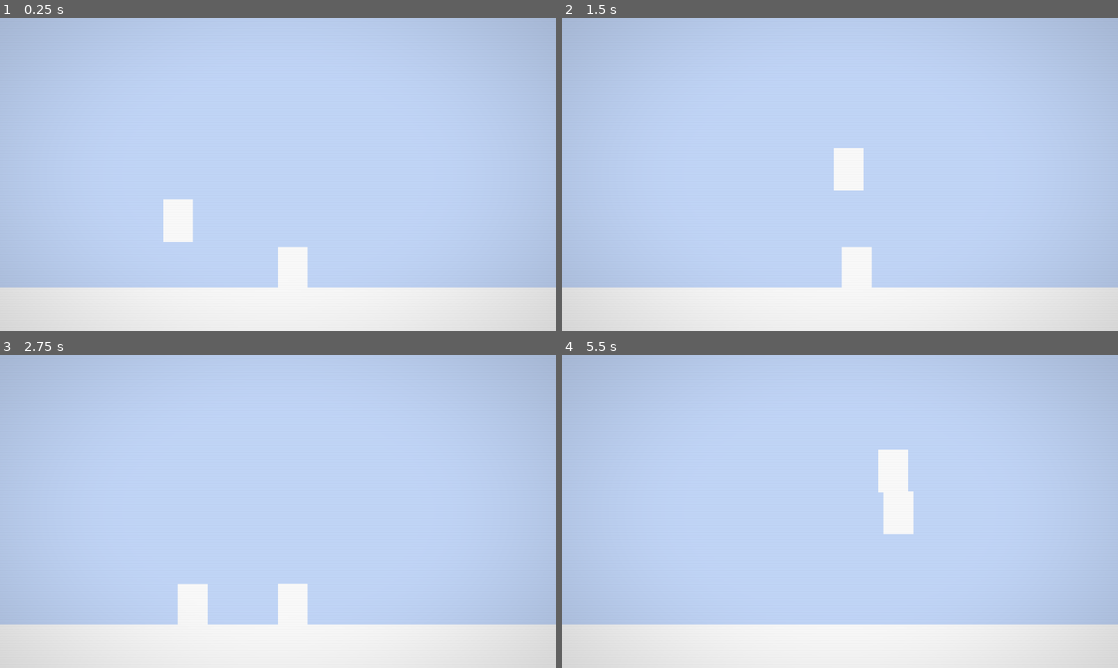
Above: before the commit, frames 1-4 (two rows, left to right).
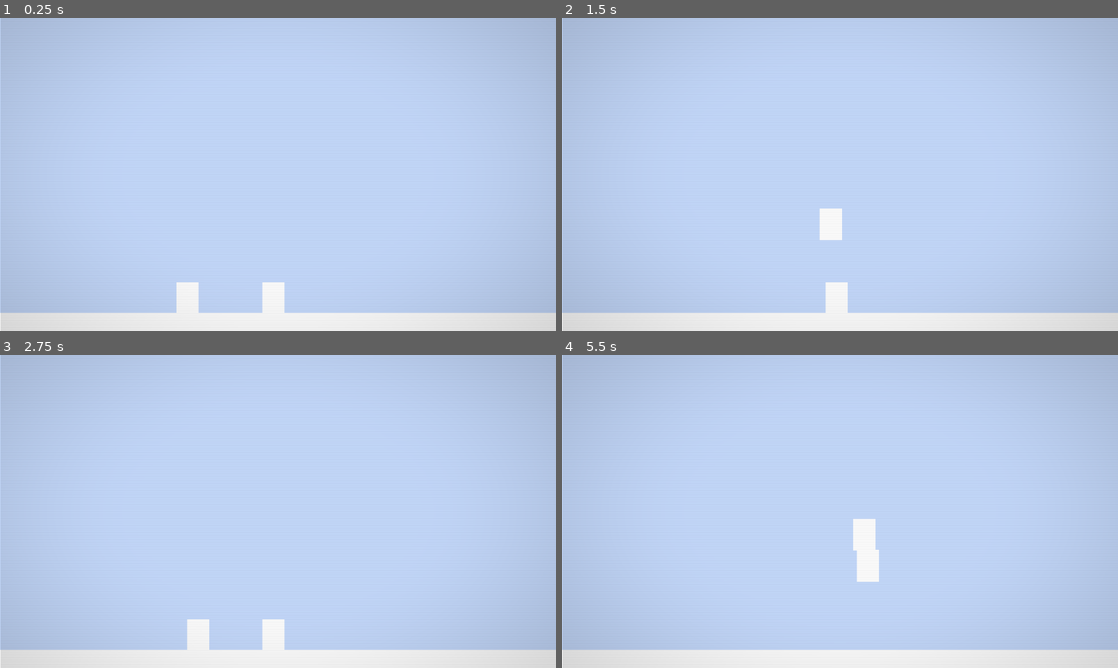
Above: after the commit, the same moments.

Repository: Protheek-1/mass-effect
Game: Godot game, scene res://main.tscn
The game is run twice, just before and just after one commit, with the same random seed, the same clock (stepped at 60 frames per second) and the same inputs.
Inputs (mouse positions are in pixels of both pictures, inside the frame that each line leads up to):
- Up to frame 1 (0.25 s): no input
- Up to frame 2 (1.5 s): tap Enter at 0.5 s; move the mouse to (962, 158) at 0.52 s; hold Right (ui_right) 0.53-1.25 s; tap Space (swap_charectar) at 0.6 s; click (962, 158) at 0.67 s; tap W (jump) at 0.77, 0.8, 1.07 s; drag from (728, 190) to (812, 237) at 1.27 s
- Up to frame 3 (2.75 s): tap Space (swap_charectar) at 2, 2.1 s; move the mouse to (333, 442) at 2.02 s; hold Left (ui_left) from 2.03 s (still down); tap W (jump) at 2.3 s
- Up to frame 4 (5.5 s): release Left (ui_left) at 2.75 s; drag from (812, 574) to (673, 464) at 2.77 s; tap Enter at 3.5 s; move the mouse to (1006, 558) at 3.52 s; hold Right (ui_right) 3.53-4.25 s; tap Keypad Enter at 3.6 s; tap W (jump) at 3.77, 3.8, 4.07, 5.3 s; drag from (673, 464) to (756, 433) at 4.27 s; tap Space (swap_charectar) at 5 s; move the mouse to (867, 511) at 5.02 s; hold Right (ui_right) from 5.03 s (still down); tap Shift at 5.1 s; click (867, 511) at 5.17 s

The runs differ from the first frame. In frame 1, 9.1% of the frame differs, in the area x 0-100%, y 0-100%; in frame 2, 9.8%; in frame 3, 9.0%; in frame 4, 11%.

Commit message:
fixed all mechanics, ready for art and levels

Diff:
--- a/camera_2d.gd
+++ b/camera_2d.gd
@@ -3,8 +3,8 @@
 @export var player: CharacterBody2D
 
 
-const ROOM_WIDTH: float = 320.0
-const ROOM_HEIGHT: float = 180.0
+const ROOM_WIDTH: float = 427.0
+const ROOM_HEIGHT: float = 240.0
 
 func _ready() -> void:
 
--- a/heavy.gd
+++ b/heavy.gd
@@ -8,10 +8,13 @@
 @export var friction: float = 300
 @export var is_active: bool = true
 @onready var light = get_parent().get_node("Light")
+@onready var crt_material: ShaderMaterial = get_parent().get_node("Filter").material
 var base_gravity = ProjectSettings.get_setting("physics/2d/default_gravity")
 var carrying_light: bool = false
 var light_offset := Vector2.ZERO
 var carried_shape: CollisionShape2D
+@onready var camera = get_parent().get_node("Camera2D")
+var was_on_floor: bool = false
 
 func _ready() -> void:
 	light.is_active = not is_active
@@ -24,6 +27,7 @@
 	if Input.is_action_just_pressed("swap_charectar"):
 		is_active = not is_active
 		light.is_active = not is_active
+		play_swap_pulse()
 	if carrying_light and light.is_active:
 		stop_carrying()
 	if not carrying_light and is_active:
@@ -53,6 +57,10 @@
 	else:
 		velocity.x = move_toward(velocity.x, 0.0, friction * delta)
 	move_and_slide()
+
+	if is_on_floor() and not was_on_floor:
+		landing_shake()
+	was_on_floor = is_on_floor()
 
 	if carrying_light:
 		light.global_position = global_position + light_offset
@@ -86,4 +94,23 @@
 
 func apply_launch(launch_power: float) -> void:
 	velocity.y = launch_power
-	#global_position.y -= 5.0
+
+
+func play_swap_pulse():
+	var tween = create_tween()
+	tween.tween_method(
+		func(value: float):
+			crt_material.set_shader_parameter("swap_pulse", value),
+		0.0, 1.0, 0.08
+	)
+	tween.tween_method(
+		func(value: float):
+			crt_material.set_shader_parameter("swap_pulse", value),
+		1.0, 0.0, 0.25
+	)
+
+func landing_shake():
+	var tween = create_tween()
+	tween.tween_property(camera, "offset", Vector2(0, 2), 0.04)
+	tween.tween_property(camera, "offset", Vector2(0, -1), 0.04)
+	tween.tween_property(camera, "offset", Vector2.ZERO, 0.08)
--- a/light.gd
+++ b/light.gd
@@ -8,6 +8,8 @@
 @export var friction: float = 300
 @export var is_active: bool = false
 @onready var floor_ray: RayCast2D = $FloorRay
+@onready var floor_ray_left: RayCast2D = $FloorRayLeft
+@onready var floor_ray_right: RayCast2D = $FloorRayRight
 @onready var head_ray: RayCast2D = $HeadRay
 @onready var heavy = get_parent().get_node("Heavy")
 var base_gravity = ProjectSettings.get_setting("physics/2d/default_gravity")
--- a/light.tscn
+++ b/light.tscn
@@ -9,13 +9,6 @@
 scale = Vector2(0.16, 0.16)
 safe_margin = 0.001
 script = ExtResource("1_hdgcg")
-speed = null
-jump_velocity = null
-rise_gravity_mult = null
-fall_gravity_mult = null
-acceleration = null
-friction = null
-is_active = null
 
 [node name="CollisionShape2D" type="CollisionShape2D" parent="." unique_id=1147086959]
 position = Vector2(54.5, 77.5)
@@ -29,6 +22,14 @@
 position = Vector2(56.25, 131.25)
 target_position = Vector2(0, 31.25)
 
+[node name="FloorRayRight" type="RayCast2D" parent="." unique_id=851078525]
+position = Vector2(100, 131.25)
+target_position = Vector2(0, 31.25)
+
+[node name="FloorRayLeft" type="RayCast2D" parent="." unique_id=2119784006]
+position = Vector2(6.25, 131.25)
+target_position = Vector2(0, 31.25)
+
 [node name="HeadRay" type="RayCast2D" parent="." unique_id=1873456273]
 position = Vector2(56.25026, 25.00007)
 target_position = Vector2(0, -37.500107)
--- a/main.tscn
+++ b/main.tscn
@@ -13,11 +13,9 @@
 
 [sub_resource type="ShaderMaterial" id="ShaderMaterial_dcsxo"]
 shader = ExtResource("1_ig7tw")
-shader_parameter/grain_amount = 0.025
-shader_parameter/grain_size = 2.0
-shader_parameter/grain_speed = 12.0
+shader_parameter/scanline_amount = 0.06
+shader_parameter/scanline_spacing = 4.0
 shader_parameter/vignette_intensity = 0.18
-shader_parameter/vignette_softness = 0.65
 shader_parameter/swap_pulse = 0.0
 
 [node name="Main" type="Node2D" unique_id=455958899]
@@ -31,11 +29,12 @@
 color = Color(0.7717387, 0.8531009, 0.98742384, 1)
 
 [node name="Camera2D" type="Camera2D" parent="." unique_id=1852099304 node_paths=PackedStringArray("player")]
+zoom = Vector2(0.75, 0.75)
 script = ExtResource("1_0xm2m")
 player = NodePath("../Heavy")
 
 [node name="Floor" type="StaticBody2D" parent="." unique_id=723804172]
-position = Vector2(-46, -211)
+position = Vector2(-60, -170)
 metadata/_edit_group_ = true
 
 [node name="CollisionShape2D" type="CollisionShape2D" parent="Floor" unique_id=1542542724]
@@ -49,9 +48,10 @@
 offset_bottom = 1198.0
 
 [node name="Heavy" parent="." unique_id=1903036429 instance=ExtResource("2_1bvp3")]
+position = Vector2(-12, 79)
 
 [node name="Light" parent="." unique_id=199912418 instance=ExtResource("4_272bh")]
-position = Vector2(-66, -2)
+position = Vector2(-78, 77)
 
 [node name="Filter" type="ColorRect" parent="." unique_id=1532236078]
 z_index = 2
